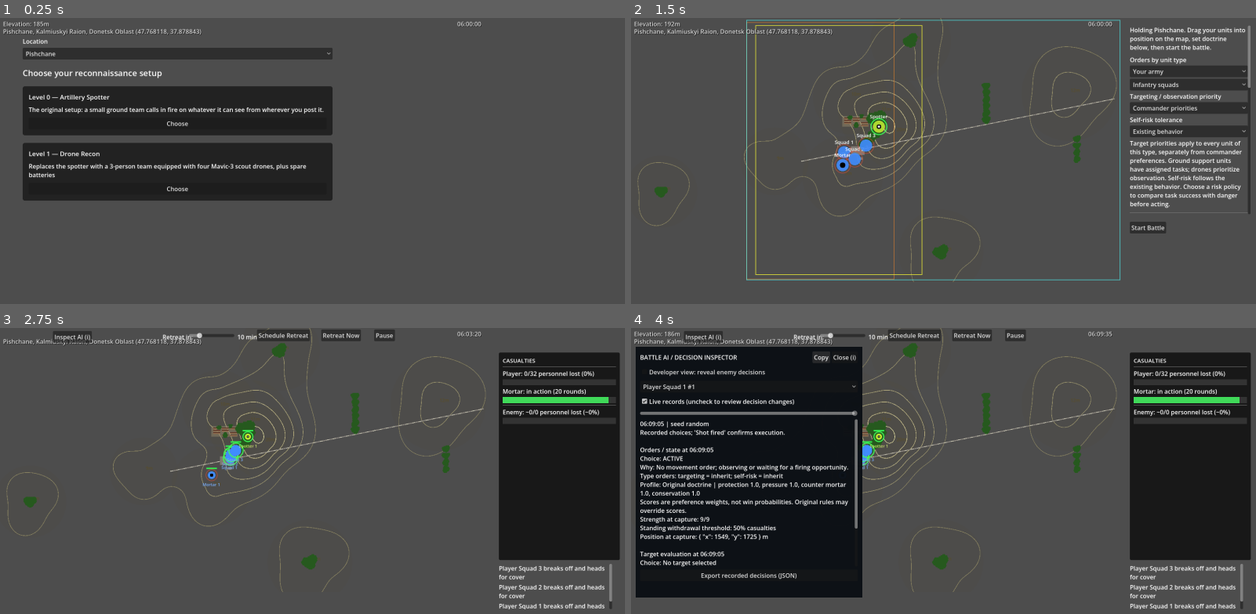
Above: before the commit, frames 1-4 (two rows, left to right).
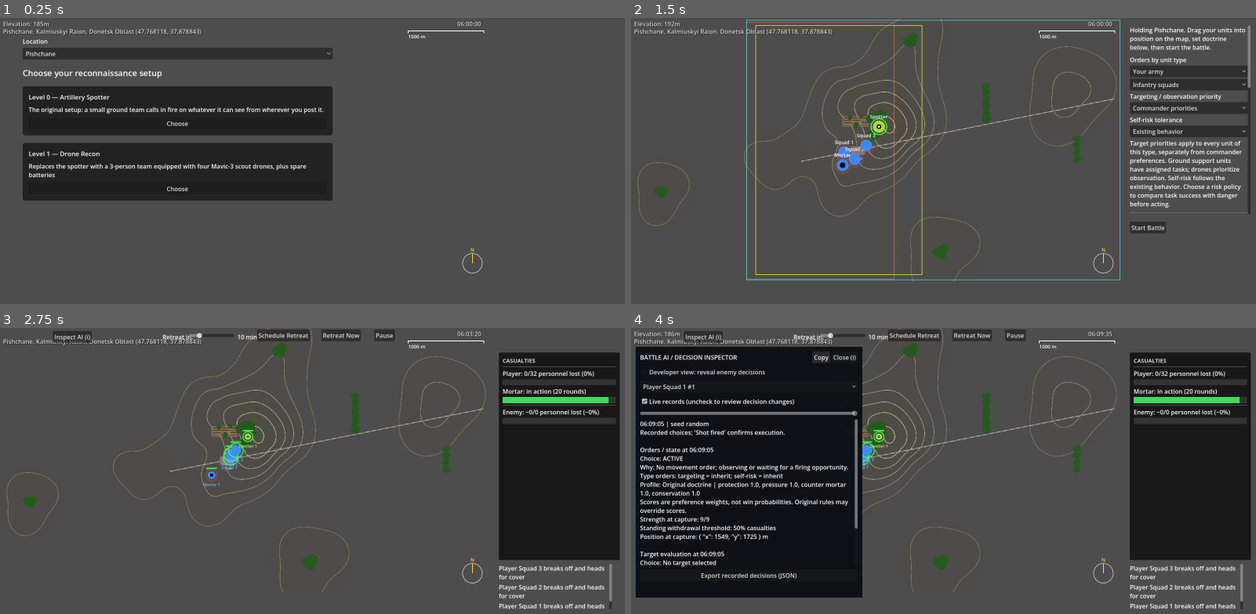
Above: after the commit, the same moments.

Repository: verybadcat/Drones
Game: Godot game, scene res://scenes/Main.tscn
The game is run twice, just before and just after one commit, with the same random seed, the same clock (stepped at 60 frames per second) and the same inputs.
Inputs:
- Up to frame 1 (0.25 s): no input
- Up to frame 2 (1.5 s): click "Pishchane" at 0.5 s; click "Choose" at 1.25 s
- Up to frame 3 (2.75 s): click "Start Battle" at 2 s
- Up to frame 4 (4 s): click "Inspect AI (i)" at 2.75 s; click "Copy" at 3.5 s

The runs differ from the first frame. In frame 1, 0.1% of the frame differs, in the area x 65-78%, y 4-90%; in frame 2, 0.1%; in frame 3, 0.1%; in frame 4, 0.1%.

Commit message:
Fix the map scale bar and compass never actually rendering
main.gd's own _draw() output was being painted over every frame by
map_container (a SubViewportContainer holding the battle map), since
Godot draws a node's own _draw() before its children render on top.
The scale bar and compass were correct, just invisible. Split them
into a standalone map_hud_overlay.gd node added as a later sibling of
map_container so it draws on top instead.

Co-Authored-By: Claude Sonnet 5 <noreply@anthropic.com>

Diff:
--- a/scripts/main.gd
+++ b/scripts/main.gd
@@ -20,6 +20,19 @@
 var map_container: SubViewportContainer
 var map_viewport: SubViewport
 var map_camera: Camera2D
+
+# A fixed 1000m reference bar, top-right of the map (the attacker's own
+# corner — every map here has the enemy approaching from the east/right,
+# so judging the enemy's own closing distance against this is the more
+# useful place for it than the defender's own corner, who already knows
+# their deployment at a glance) — the one thing on screen with a known,
+# constant real-world length to judge everything else against — plus a
+# compass rose, bottom-right, showing true north on this real map. See
+# MapHudOverlay's own doc comment for why this lives in a separate node
+# rather than main.gd's own _draw(): it must be added as a CHILD of this
+# node, and specifically AFTER map_container, so it draws on top of the
+# map instead of underneath it.
+var _map_hud_overlay: Node2D
 
 var deployment_screen: DeploymentScreen
 var doctrine_panel: DoctrinePanel
@@ -134,6 +147,11 @@
 	map_container.stretch = true
 	add_child(map_container)
 
+	# Added AFTER map_container specifically — see MapHudOverlay's own doc
+	# comment for why draw order here isn't cosmetic, it's the whole fix.
+	_map_hud_overlay = preload("res://scripts/map_hud_overlay.gd").new()
+	add_child(_map_hud_overlay)
+
 	map_viewport = SubViewport.new()
 	map_container.add_child(map_viewport)
 
@@ -209,7 +227,7 @@
 	_location_label.text = "%s, %s (%s)" % [
 		GameConfig.CURRENT_MAP.name, GameConfig.CURRENT_MAP.location_subtitle, GameConfig.CURRENT_MAP.coordinates]
 
-	queue_redraw() # the scale bar/compass depend on the loaded map too
+	_map_hud_overlay.queue_redraw() # the scale bar/compass depend on the loaded map too
 
 
 func _process(delta: float) -> void:
@@ -338,39 +356,6 @@
 	if deployment_screen:
 		return deployment_screen.get_global_mouse_position()
 	return Vector2.ZERO
-
-
-## A fixed 1000m reference bar, top-right of the map (the attacker's own
-## corner — every map here has the enemy approaching from the east/right,
-## so judging the enemy's own closing distance against this is the more
-## useful place for it than the defender's own corner, who already knows
-## their deployment at a glance) — the one thing on screen with a known,
-## constant real-world length to judge everything else against — plus a
-## compass rose, bottom-right, showing true north on this real map. Read
-## from GameConfig.CURRENT_MAP.compass_north_screen_direction, not a
-## constant of main.gd's own: this map keeps the attacker approaching from
-## the map's own east/right (the existing convention every other piece of
-## this game already assumes), and different real places' own real attack
-## directions land at different angles relative to that — north doesn't
-## have to point up, or the same way twice.
-func _draw() -> void:
-	var bar_m := 1000.0
-	var bar_px: float = bar_m * GameConfig.PIXELS_PER_METER
-	var origin := Vector2(GameConfig.CAMERA_VIEWPORT_WIDTH_PX - 20.0 - bar_px, 34.0) # below _clock_label, which sits at y=4
-	draw_line(origin, origin + Vector2(bar_px, 0.0), Color.WHITE, 2.0)
-	draw_line(origin, origin + Vector2(0.0, 6.0), Color.WHITE, 2.0)
-	draw_line(origin + Vector2(bar_px, 0.0), origin + Vector2(bar_px, 6.0), Color.WHITE, 2.0)
-	draw_string(ThemeDB.fallback_font, origin + Vector2(0.0, 20.0), "%d m" % int(bar_m),
-		HORIZONTAL_ALIGNMENT_LEFT, -1, 13, Color.WHITE)
-
-	var compass_center := Vector2(GameConfig.CAMERA_VIEWPORT_WIDTH_PX - 50.0, GameConfig.MAP_HEIGHT_PX - 50.0)
-	var compass_radius := 26.0
-	var north_dir: Vector2 = GameConfig.CURRENT_MAP.compass_north_screen_direction
-	draw_arc(compass_center, compass_radius, 0.0, TAU, 32, Color(1, 1, 1, 0.7), 1.5, true)
-	var north_tip: Vector2 = compass_center + north_dir * compass_radius
-	draw_line(compass_center, north_tip, Color(1.0, 0.85, 0.2), 2.0)
-	draw_string(ThemeDB.fallback_font, north_tip + north_dir * 10.0 - Vector2(5, -5), "N",
-		HORIZONTAL_ALIGNMENT_CENTER, -1, 13, Color(1.0, 0.85, 0.2))
 
 
 func _clear_all() -> void:
--- /dev/null
+++ b/scripts/map_hud_overlay.gd
@@ -0,0 +1,35 @@
+extends Node2D
+## A tiny, dedicated draw layer for HUD elements that must appear ON TOP
+## of the map itself (the scale bar, the compass rose) — added as a CHILD
+## of main.gd, but specifically AFTER map_container (the SubViewportContainer
+## holding the actual battle map), so Godot's own child-draws-after-parent
+## compositing puts this content above the map instead of underneath it.
+##
+## A real, previously-undiscovered bug this fixes: this content used to
+## live directly in main.gd's own _draw() — but main.gd IS the parent of
+## map_container, and a CanvasItem's own _draw() output always renders
+## BEFORE its children (that's what "child draws on top of parent"
+## means), so the scale bar and compass were being drawn, then immediately
+## painted over by the entire map viewport's own content on top — genuinely
+## invisible on screen the whole time, not merely subtle. Reported
+## directly: "please put a scale onto the map" from a player who had no
+## way to know one already existed in the code.
+
+func _draw() -> void:
+	var bar_m := 1000.0
+	var bar_px: float = bar_m * GameConfig.PIXELS_PER_METER
+	var origin := Vector2(GameConfig.CAMERA_VIEWPORT_WIDTH_PX - 20.0 - bar_px, 34.0) # below main.gd's own _clock_label, which sits at y=4
+	draw_line(origin, origin + Vector2(bar_px, 0.0), Color.WHITE, 2.0)
+	draw_line(origin, origin + Vector2(0.0, 6.0), Color.WHITE, 2.0)
+	draw_line(origin + Vector2(bar_px, 0.0), origin + Vector2(bar_px, 6.0), Color.WHITE, 2.0)
+	draw_string(ThemeDB.fallback_font, origin + Vector2(0.0, 20.0), "%d m" % int(bar_m),
+		HORIZONTAL_ALIGNMENT_LEFT, -1, 13, Color.WHITE)
+
+	var compass_center := Vector2(GameConfig.CAMERA_VIEWPORT_WIDTH_PX - 50.0, GameConfig.MAP_HEIGHT_PX - 50.0)
+	var compass_radius := 26.0
+	var north_dir: Vector2 = GameConfig.CURRENT_MAP.compass_north_screen_direction
+	draw_arc(compass_center, compass_radius, 0.0, TAU, 32, Color(1, 1, 1, 0.7), 1.5, true)
+	var north_tip: Vector2 = compass_center + north_dir * compass_radius
+	draw_line(compass_center, north_tip, Color(1.0, 0.85, 0.2), 2.0)
+	draw_string(ThemeDB.fallback_font, north_tip + north_dir * 10.0 - Vector2(5, -5), "N",
+		HORIZONTAL_ALIGNMENT_CENTER, -1, 13, Color(1.0, 0.85, 0.2))
